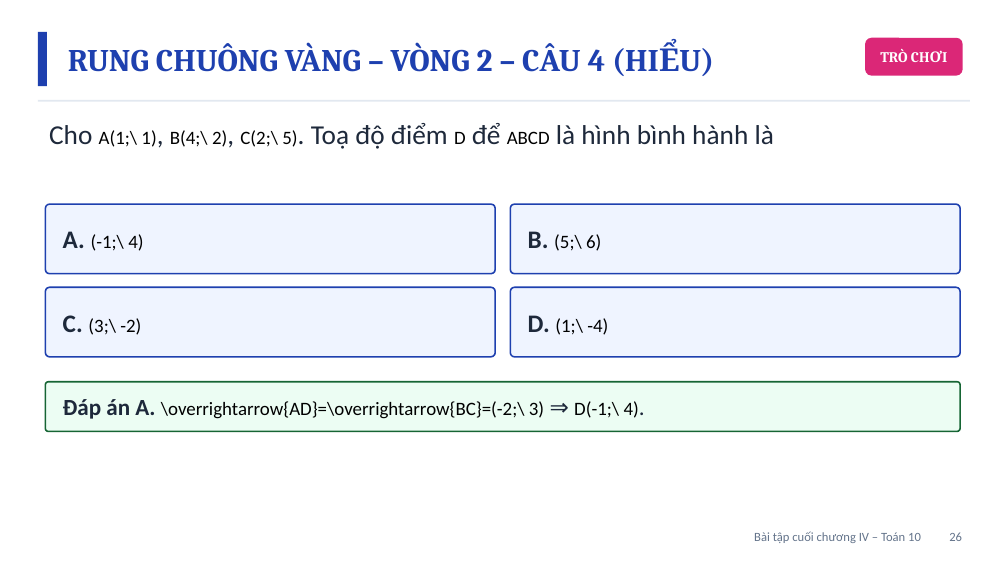
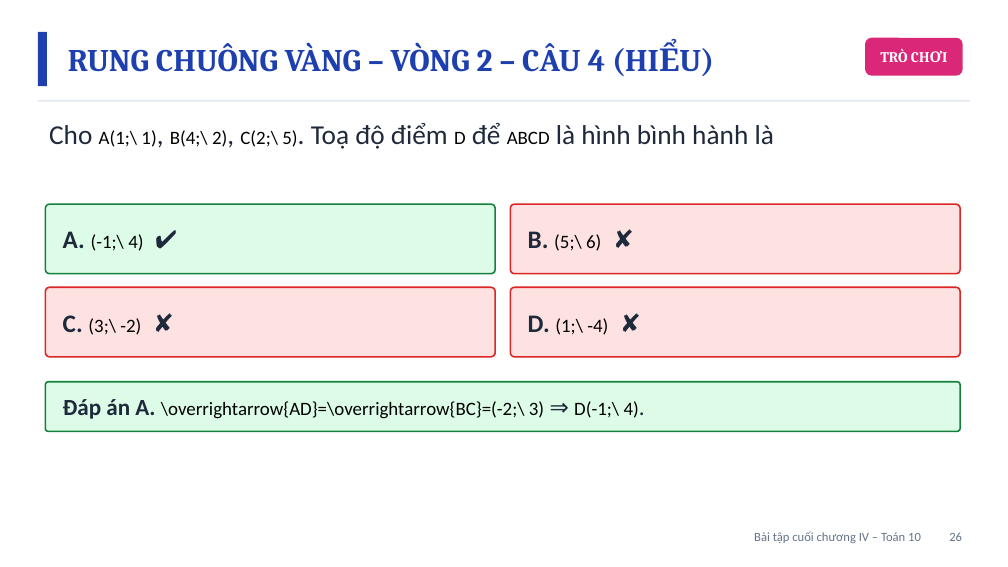
Before and after one commit to Trangtu66/Taode_thi_online, a slide deck: slide 26 of mon/toan/slide/lop10/BaiGiangDienTu_TOAN10_BaiTapCuoiChuong4_T38.pptx. Drawn at 1008x567 pixels with LibreOffice and Linux fonts; fonts in the diff are those of the drawing. Boxes give left, top, right and bottom in pixels: in the first picture for what was removed or moved away, otherwise in the second. Text is boxed around its words. In the diff, an @@ line names an element or a change of style, - is before the commit and + after.

```diff
--- a/mon/toan/slide/lop10/BaiGiangDienTu_TOAN10_BaiTapCuoiChuong4_T38.pptx
+++ b/mon/toan/slide/lop10/BaiGiangDienTu_TOAN10_BaiTapCuoiChuong4_T38.pptx
@@ rounded rectangle at <box>45,204,495,274</box>: fill #EFF4FF to #DCFCE7; outline #1E40AF 1.5 pt to #15803D 1.5 pt @@
@@ rounded rectangle: place and size @@
-rounded rectangle at <box>510,287,960,357</box>
+rounded rectangle at <box>510,204,960,274</box>
@@ text at <box>63,231,143,251</box>: text changed @@
-A. (-1;\ 4)
+A. (-1;\ 4) ✔
@@ text at <box>528,231,601,251</box>: text changed @@
-B. (5;\ 6)
+B. (5;\ 6) ✘
@@ fill #EFF4FF to #FEE2E2; outline #1E40AF 1.5 pt to #DC2626 1.5 pt in 3 elements at <box>510,204,960,274</box>, <box>45,287,495,357</box>, <box>510,287,960,357</box> @@
@@ rounded rectangle: place and size @@
-rounded rectangle at <box>510,204,960,274</box>
+rounded rectangle at <box>510,287,960,357</box>
@@ text at <box>63,315,141,335</box>: text changed @@
-C. (3;\ -2)
+C. (3;\ -2) ✘
@@ text at <box>528,315,608,335</box>: text changed @@
-D. (1;\ -4)
+D. (1;\ -4) ✘
@@ rounded rectangle at <box>45,382,960,432</box>: fill #ECFDF3 to #DCFCE7; outline #166534 1.5 pt to #15803D 1.5 pt @@
```
Also in this commit, not shown: 13 other slides changed, 37 other files.
